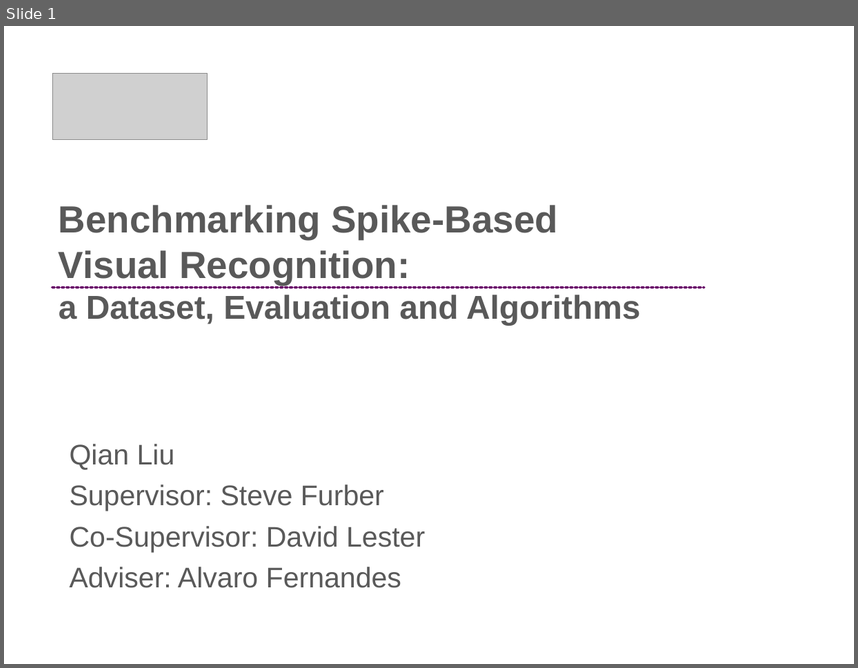
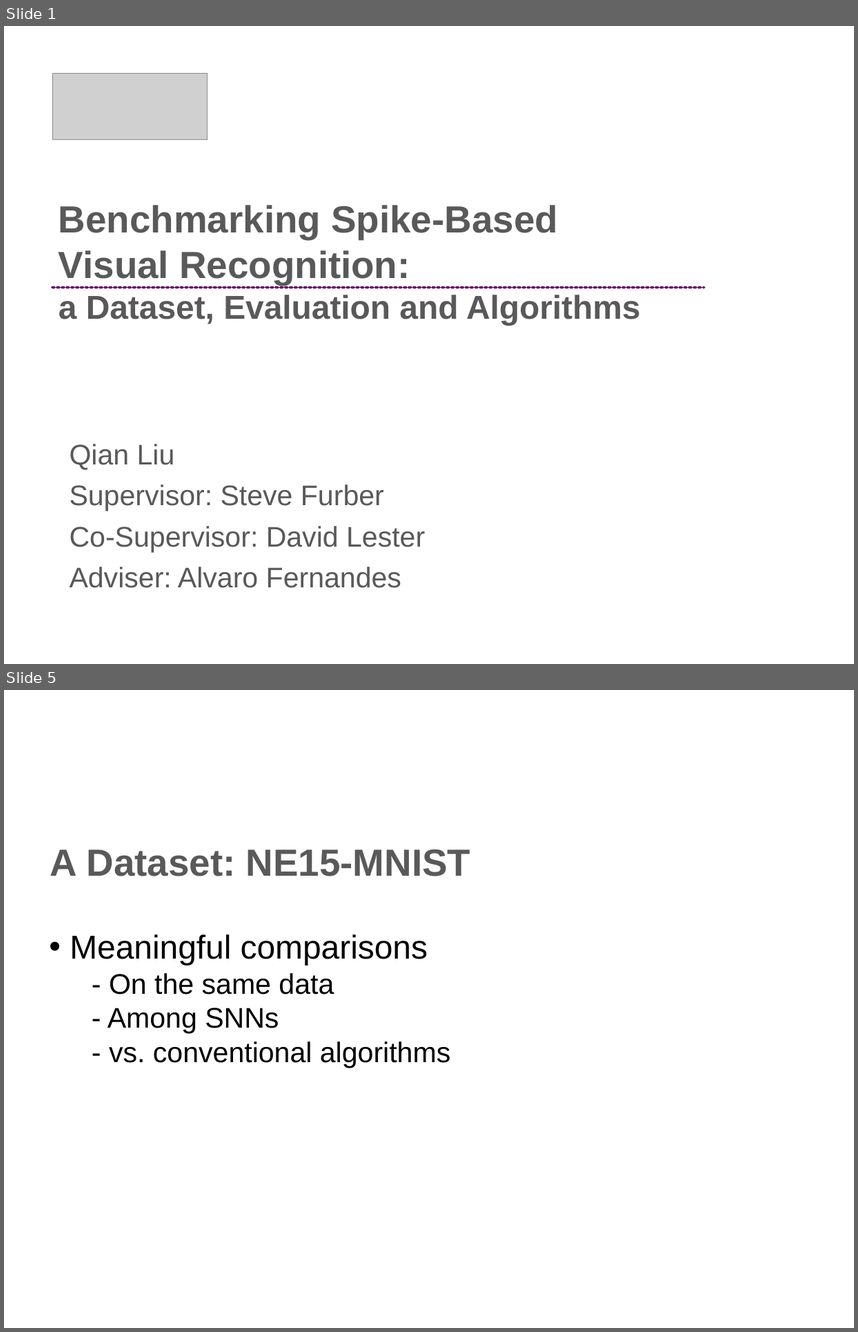
Before and after one commit to qian-liu/2nd_year_short_report, a slide deck: 2nd_year_int.pptx. Shown one above the other, each under a label of ours: slide 1 before the commit, slides 1 and 5 after it; the slides between them are not shown. The pictures are 858x668 and 858x1332 pixels, drawn with LibreOffice and Linux fonts; fonts in the diff are those of the drawing; grey boxes stand for pictures; background and template pictures are left out. Boxes give left, top, right and bottom in pixels: in the first picture for what was removed or moved away, otherwise in the second. Text is boxed around its words. In the diff, an @@ line names an element or a change of style, - is before the commit and + after.

```diff
--- a/2nd_year_int.pptx
+++ b/2nd_year_int.pptx
@@ slide 5 added at bbox=[4, 690, 854, 1328], background #FFFFFF @@
@@ text added at bbox=[50, 849, 470, 876], 32 pt, text #595959, bold @@
+A Dataset: NE15-MNIST
@@ text added at bbox=[70, 934, 450, 1067], 24 pt, text #000000 @@
+• Meaningful comparisons
+  - On the same data
+  - Among SNNs
+  - vs. conventional algorithms
```
Also in this commit, not shown: 8 slides changed, 3 other slides added, 1 slide removed, 1 other file.
